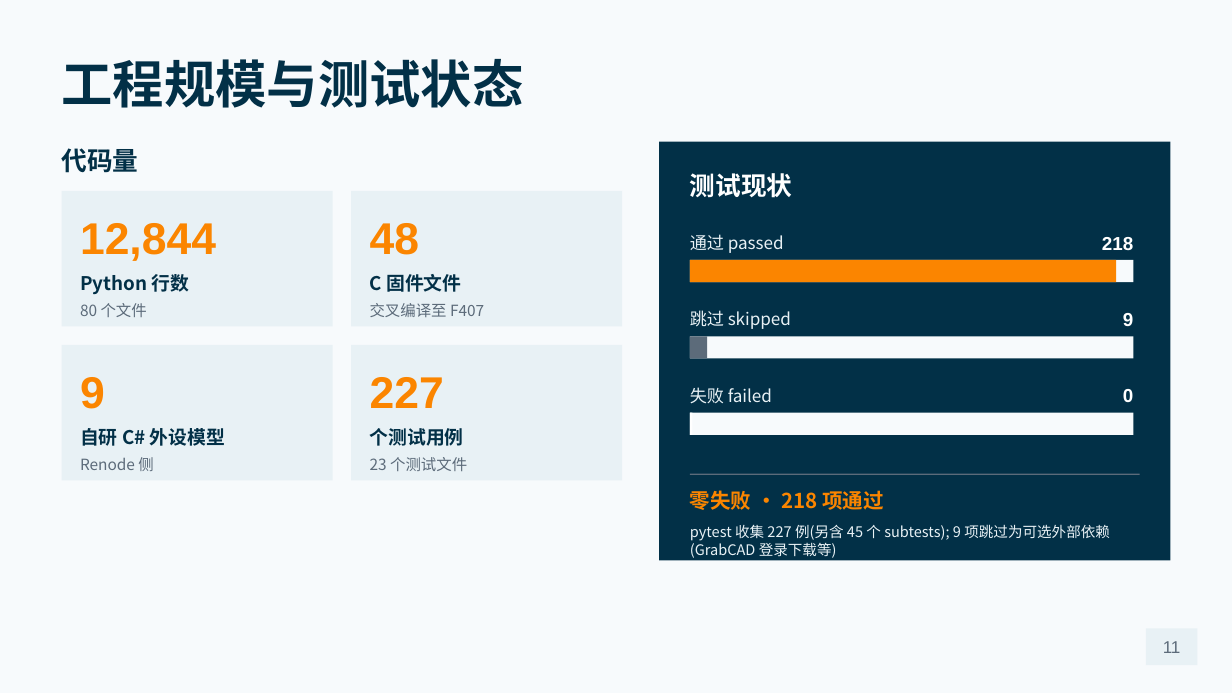
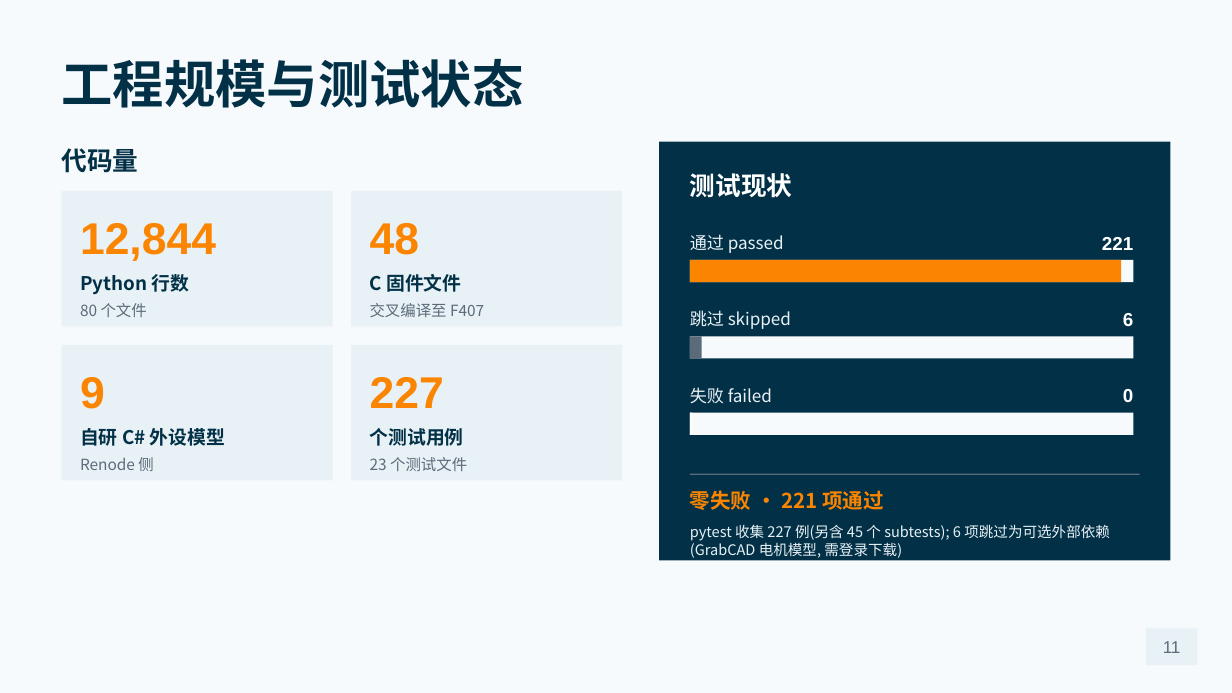
Before and after one commit to superfansizhe-beep/mujoco-renode-twin, a slide deck: slide 11 of docs/mujoco-renode-twin-defense.pptx. Drawn at 1232x693 pixels with LibreOffice and Linux fonts; fonts in the diff are those of the drawing. Boxes give left, top, right and bottom in pixels: in the first picture for what was removed or moved away, otherwise in the second. Text is boxed around its words. In the diff, an @@ line names an element or a change of style, - is before the commit and + after.

```diff
--- a/docs/mujoco-renode-twin-defense.pptx
+++ b/docs/mujoco-renode-twin-defense.pptx
@@ text at (1102, 237, 1133, 250): text changed @@
-218
+221
@@ rectangle: place and size @@
-rectangle at (690, 260, 1116, 282)
+rectangle at (690, 260, 1121, 282)
@@ text at (1123, 313, 1133, 326): text changed @@
-9
+6
@@ rectangle: place and size @@
-rectangle at (690, 336, 707, 359)
+rectangle at (690, 336, 702, 359)
@@ rectangle at (690, 336, 702, 359): proportions changed @@
@@ text at (690, 490, 884, 510): text changed @@
-零失败 · 218 项通过
+零失败 · 221 项通过
@@ text at (690, 524, 1110, 558): text changed @@
-pytest 收集 227 例(另含 45 个 subtests); 9 项跳过为可选外部依赖(GrabCAD 登录下载等)
+pytest 收集 227 例(另含 45 个 subtests); 6 项跳过为可选外部依赖(GrabCAD 电机模型, 需登录下载)
```
Also in this commit, not shown: 3 other files.
